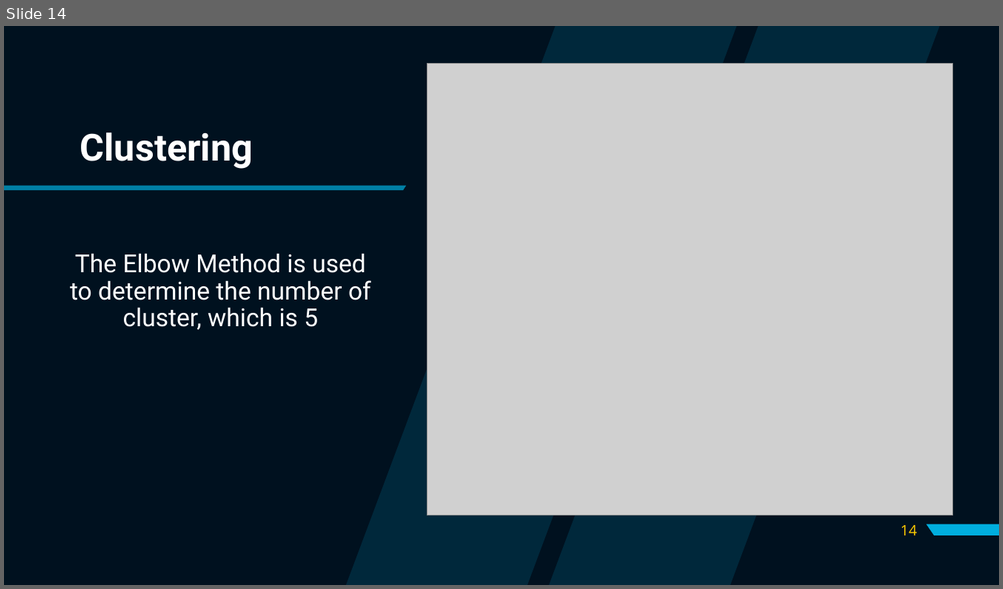
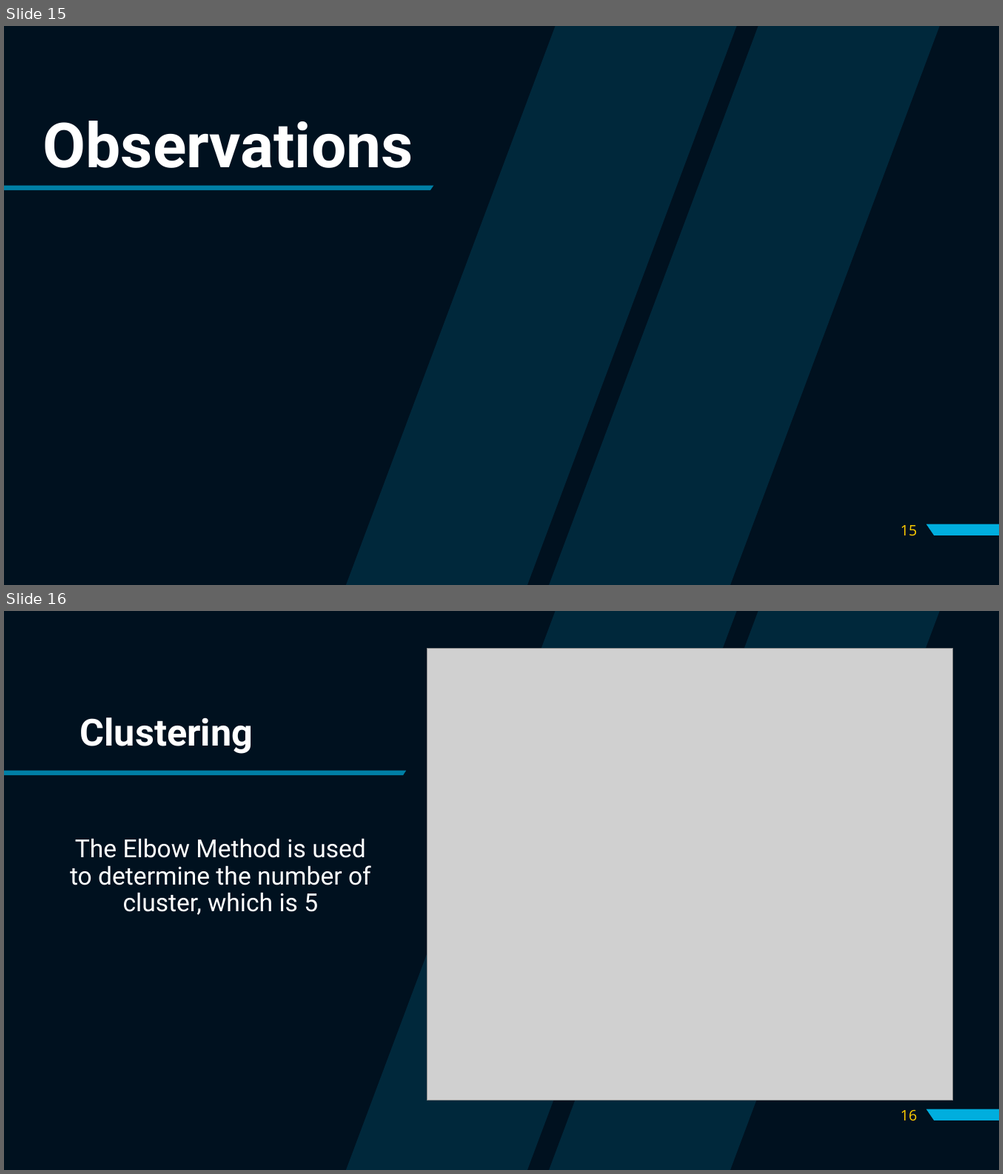
Before and after one commit to Ldave01/Best_Place_For_Business, a slide deck: Analyzing Business Location in Haiti.pptx. Shown one above the other, each under a label of ours: slide 14 before the commit, slides 15 and 16 after it. The pictures are 1003x589 and 1003x1174 pixels, drawn with LibreOffice and Linux fonts; fonts in the diff are those of the drawing; grey boxes stand for pictures. Boxes give left, top, right and bottom in pixels: in the first picture for what was removed or moved away, otherwise in the second. Text is boxed around its words. In the diff, an @@ line names an element or a change of style, - is before the commit and + after.

```diff
--- a/Analyzing Business Location in Haiti.pptx
+++ b/Analyzing Business Location in Haiti.pptx
@@ slide 15 added at (4, 26, 999, 585), background #00111F; not listed: 2 template elements that a slide beside it also shows @@
@@ title added at (43, 121, 413, 168), 60 pt, text #FFFFFF, bold @@
+Observations
@@ freeform shape added at (4, 185, 434, 191), fill #00AEDE at 70% opacity @@
@@ page number added at (900, 526, 916, 537), 14 pt, text #FFCD00 @@
+15
@@ what was slide 14 is now slide 16 @@
@@ page number at (900, 1110, 916, 1122): text changed @@
-14
+16
```
Also in this commit, not shown: 1 other slide added.
